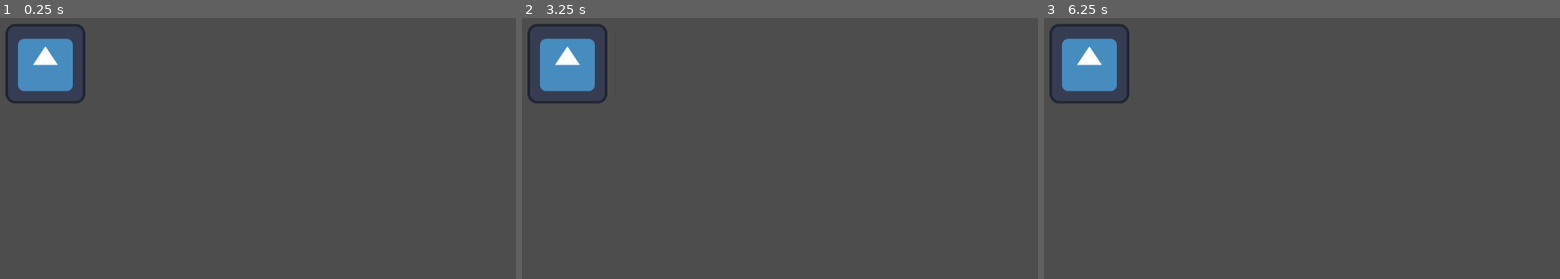
Above: before the commit, frames 1-3 (left to right).
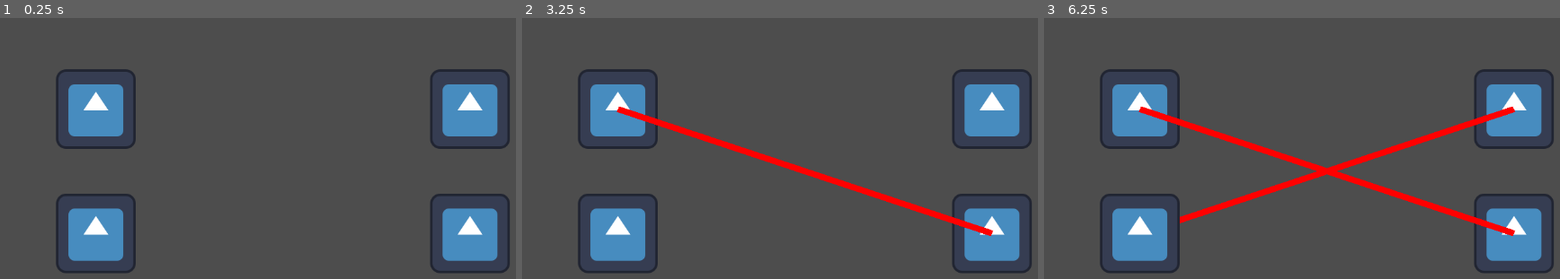
Above: after the commit, the same moments.

Repository: Shykaro/SimulatedAI
Game: Godot game, scene res://Scenes/chat_scene.tscn
Two runs of this game, one before a commit and one after it. Both use one fixed random seed, a clock stepped at 60 frames per second and the inputs below. The engine's default icon, where the game draws it, is replaced by a stand-in: a white triangle on a blue panel in a dark square.
Inputs:
- Up to frame 1 (0.25 s): no input
- Up to frame 2 (3.25 s): tap Enter at 0.5, 2 s; tap Space at 1.25, 2.75 s
- Up to frame 3 (6.25 s): tap Enter at 3.5 s; tap Space at 4.25 s

The runs differ from the first frame. In frame 1, 13% of the frame differs, in the area x 1-99%, y 2-98%; in frame 2, 15%; in frame 3, 17%.

Commit message:
NPCs trying to reach each other
BUG: ollama not responding
to be improved: Timer setup is messy, maybe add a second one

Diff:
--- a/GodotProject/Scenes/chat_scene.tscn
+++ b/GodotProject/Scenes/chat_scene.tscn
@@ -8,7 +8,3 @@
 
 [node name="NPCManager" type="Node" parent="Root"]
 script = ExtResource("4_5a08b")
-
-[node name="Timer" type="Timer" parent="Root/NPCManager"]
-
-[connection signal="timeout" from="Root/NPCManager/Timer" to="Root/NPCManager" method="_on_timer_timeout"]
--- /dev/null
+++ b/GodotProject/Scenes/npc_scene.tscn
@@ -0,0 +1,8 @@
+[gd_scene load_steps=3 format=3 uid="uid://b55ke70txj7yx"]
+
+[ext_resource type="Texture2D" uid="uid://dv8qiiepldchx" path="res://icon.svg" id="1_878u6"]
+[ext_resource type="Script" path="res://Scripts/NPC.gd" id="2_hq08q"]
+
+[node name="Node2D" type="Sprite2D"]
+texture = ExtResource("1_878u6")
+script = ExtResource("2_hq08q")
--- a/GodotProject/Scenes/npc_tree.tscn
+++ /dev/null
@@ -1,9 +0,0 @@
-[gd_scene load_steps=3 format=3 uid="uid://bb6we2j6f7u3q"]
-
-[ext_resource type="Texture2D" uid="uid://dv8qiiepldchx" path="res://icon.svg" id="1_bcdf0"]
-[ext_resource type="Script" path="res://Scripts/NPC.gd" id="1_exix7"]
-
-[node name="NPC1" type="Sprite2D"]
-position = Vector2(119, 127)
-texture = ExtResource("1_bcdf0")
-script = ExtResource("1_exix7")
--- a/GodotProject/Scripts/NPC.gd
+++ b/GodotProject/Scripts/NPC.gd
@@ -5,17 +5,52 @@
 @export var id: int
 var associated_llm: String
 var chat_interval: int
-
+var is_talking: bool = false
+var communication_line: Line2D = Line2D.new()
+var timer = Timer.new()
+var timeout_interval: int = 10
 # Called when the node enters the scene tree for the first time.
 func start():
 	#assert(id != null, "WARNING: NPC instance has no id!") this can be used to debug (basically, if then print)
 	id = NPCManager.npc_list.size()
-	var timer = Timer.new()
-	timer.autostart = true
+	self.add_child(communication_line)
+	communication_line.default_color = Color("red")
 	timer.timeout.connect(_on_timer_timeout)
 	self.add_child(timer)
 	timer.start(chat_interval)
-	print(chat_interval)
 
 func _on_timer_timeout():
-	print("id "+str(id)+" timeout!")
+	#print("id "+str(id)+" timeout!")
+	#try to establish communication with another NPC
+	if(!self.is_talking):
+		for i in range(NPCManager.npc_list.size()):
+			if(NPCManager.npc_list[i].id != self.id):
+				if(!NPCManager.npc_list[i].is_talking):
+					_establish_communication(NPCManager.npc_list[i])
+					break
+	else:
+		print(self.name+"'s chat timed out")
+		timer.stop()
+		_on_conversation_over()
+		timer.start(chat_interval)
+
+#func _process(delta):
+#	if(is_talking): timer.stop()
+
+func _establish_communication(_npc: NPC):
+	timer.start(timeout_interval)
+	_npc.is_talking = true
+	#_npc.timer.stop()
+	is_talking = true
+	communication_line.add_point(Vector2.ZERO)
+	communication_line.add_point(_npc.position-self.position)
+	print(self.name+" is talking to "+_npc.name)
+	var request_handler: RequestHandler = RequestHandler.new()
+	self.add_child(request_handler)
+	request_handler.request_processed.connect(_on_conversation_over)
+	request_handler.chat("Hello, I am "+name)
+
+func _on_conversation_over():
+	is_talking = false
+	communication_line.clear_points()
+	print("bye!")
--- a/GodotProject/Scripts/NPCManager.gd
+++ b/GodotProject/Scripts/NPCManager.gd
@@ -10,18 +10,21 @@
 		if(npc_list[i].id == _id):
 			return npc_list[i]
 
-func create_npc(_given_name: String, _given_llm: String, _given_chat_interval: int):
+func create_npc(_given_name: String, _given_llm: String, _given_chat_interval: int, _given_position: Vector2):
 	var _npc: NPC = npc_tree_scene.instantiate()
 	_npc.name = _given_name
 	_npc.associated_llm = _given_llm
 	_npc.chat_interval = _given_chat_interval
 	npc_list.append(_npc)
+	_npc.position = _given_position
 	self.add_child(_npc)
 	_npc.start()
 
 func _ready():
 	print("DEBUG: instantiating NPCs...")
-	npc_tree_scene = preload("res://Scenes/npc_tree.tscn")
-	create_npc("Elong Ma", "Starlink",10)
-	create_npc("bruh", "bruh",3)
+	npc_tree_scene = preload("res://Scenes/npc_scene.tscn")
+	create_npc("Elong Ma", "phi",10, Vector2(200,200))
+	create_npc("Jeff", "phi", 6,  Vector2(800,200))
+	create_npc("Lara", "phi", 8,  Vector2(200,400))
+	create_npc("Marie", "phi", 3,  Vector2(800,400))
 	print(npc_list)
--- a/GodotProject/Scripts/RequestHandler.gd
+++ b/GodotProject/Scripts/RequestHandler.gd
@@ -1,4 +1,6 @@
 extends HTTPRequest
+
+class_name RequestHandler
 
 var model = "phi" #"starling-lm"
 var headers = [] #["Content-Type: application/json"]
@@ -32,6 +34,7 @@
 		print("JSON was empty!")
 
 func chat(message: String):
+	#print("Chat sent!")
 	messages.append({"role": "user", "content": message})
 	self.request("http://localhost:11434/api/chat", [], HTTPClient.METHOD_POST, JSON.stringify({"model": model, "messages": messages, "stream": false}))
 
